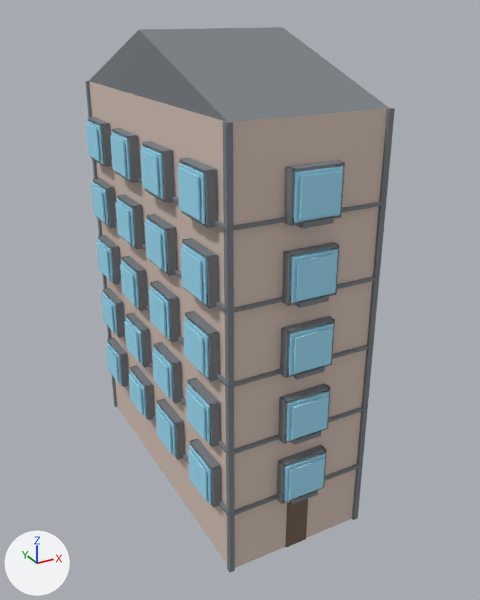
One commit to the glTF model public/buildings/lot_1x2.glb: the scene before it, then after it.
Rendered twice from a camera (50 mm lens) standing at (-9.9, -18.8, 21.8) and looking at (3.9, 6.3, 9.2). The lights are fixed; the arrows at lower left show +X, +Y and +Z. The picture after the commit comes second.

The older version as bpy lines, for what is in view:
```python
mat_lot_1x2_glass = principled_material('lot_1x2_glass')
mat_lot_1x2_glass.base_color = (0.35, 0.75, 0.95)  # cyan #a0e1f9
mat_lot_1x2_glass.roughness = 0.85
me_lot_1x2 = bpy.data.meshes.new('lot_1x2')
me_lot_1x2.from_pydata(...)  # 3050 vertices, 4578 faces; spans x -0.6..7.1, y -0.6..15.1, z 0.0..21.0
# faces by material slot: [12, 2754, 12, 1800]
me_lot_1x2.materials.append(mat_lot_1x2)  # pale pink #d7c4b8
me_lot_1x2.materials.append(mat_lot_1x2_trim)  # grey #7c8186
me_lot_1x2.materials.append(mat_lot_1x2_door)  # brown #766150
me_lot_1x2.materials.append(mat_lot_1x2_glass)  # cyan #a0e1f9
ob_lot_1x2 = bpy.data.objects.new('lot_1x2', me_lot_1x2)
ob_lot_1x2.location = (0.0, 0.0, 0.0)
```
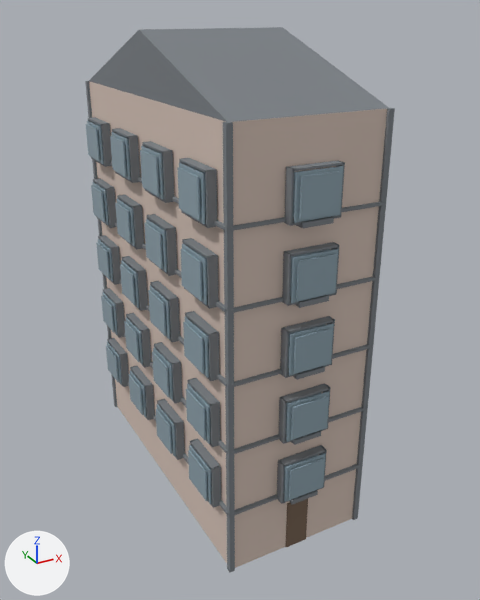
The edits, one by one:
Material 'lot_1x2_glass' (mat_lot_1x2_glass) changes colour from cyan #a0e1f9 to greyish blue #90a6b1; in linear values from (0.35, 0.75, 0.95) to (0.28, 0.38, 0.44).

Pixel boxes [x1, y1, x2, y2] of what changed, in the pictures (480 x 600 px):
'lot_1x2', recoloured (cyan to greyish blue)
    both: [86, 118, 346, 507]
